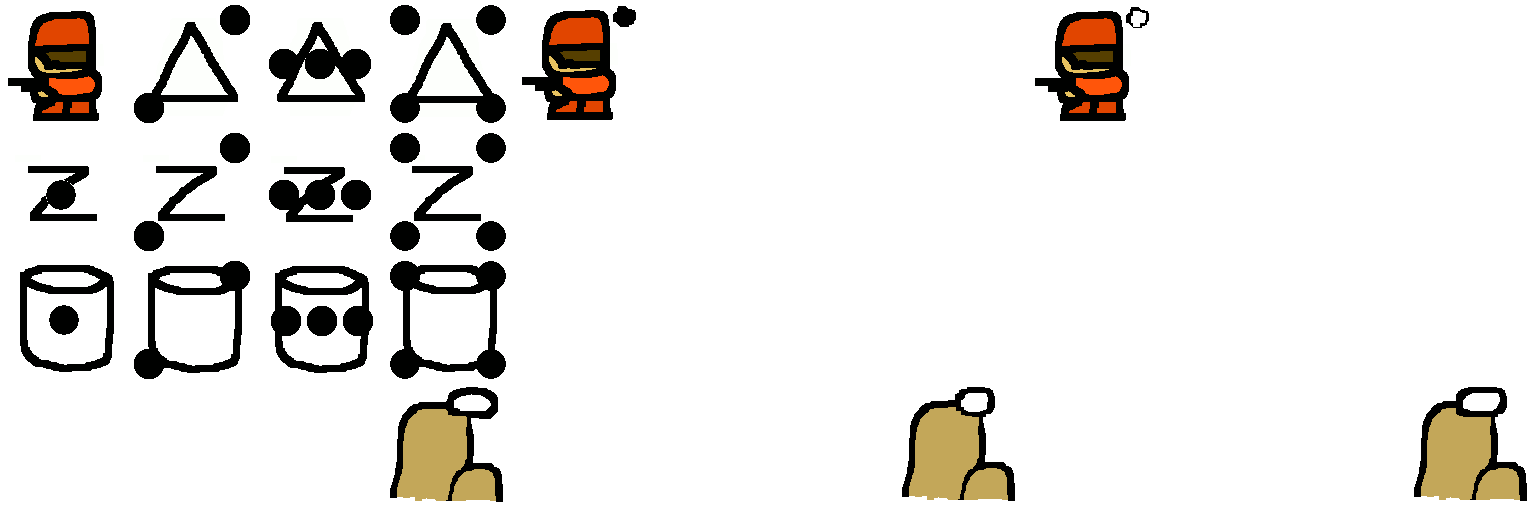
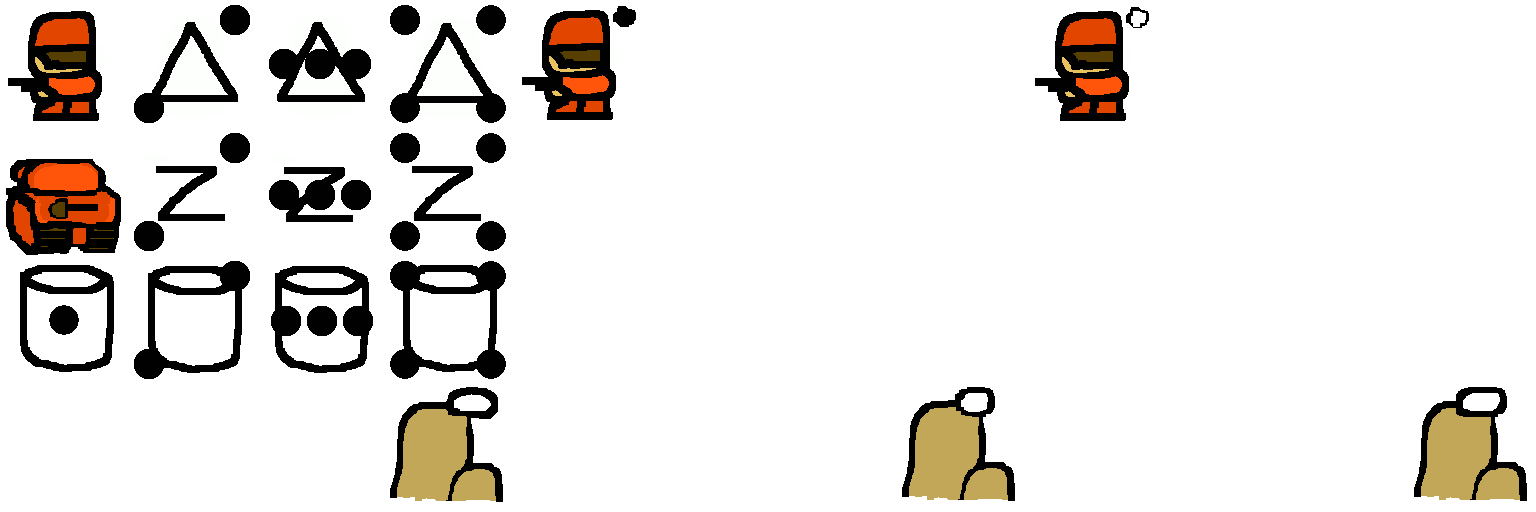
Layered file, before and after one edit (1536px x 512px). Changes by layer:
renamed "Layer #2" to "pixel 2-1", moved it above "pixel 1-1 copy2", painted on it over (6, 155, 121, 255)
hid "Pasted Layer 2-1 count" over (46, 180, 76, 210)
hid "2" over (15, 155, 97, 221)
showed "Layer #1", painted on it over (6, 155, 121, 255)
